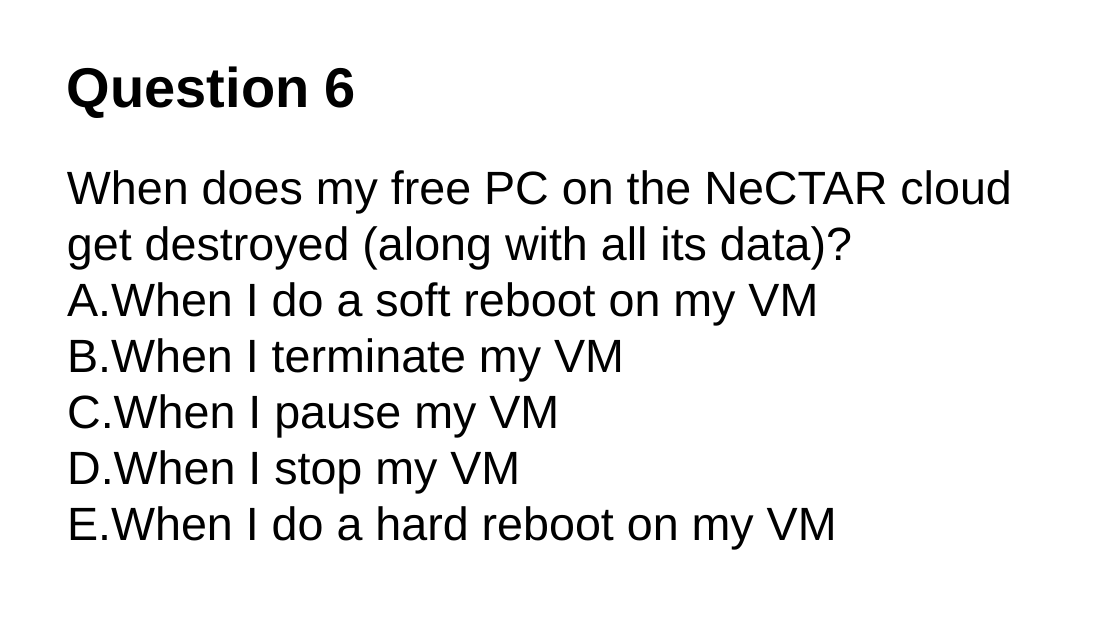
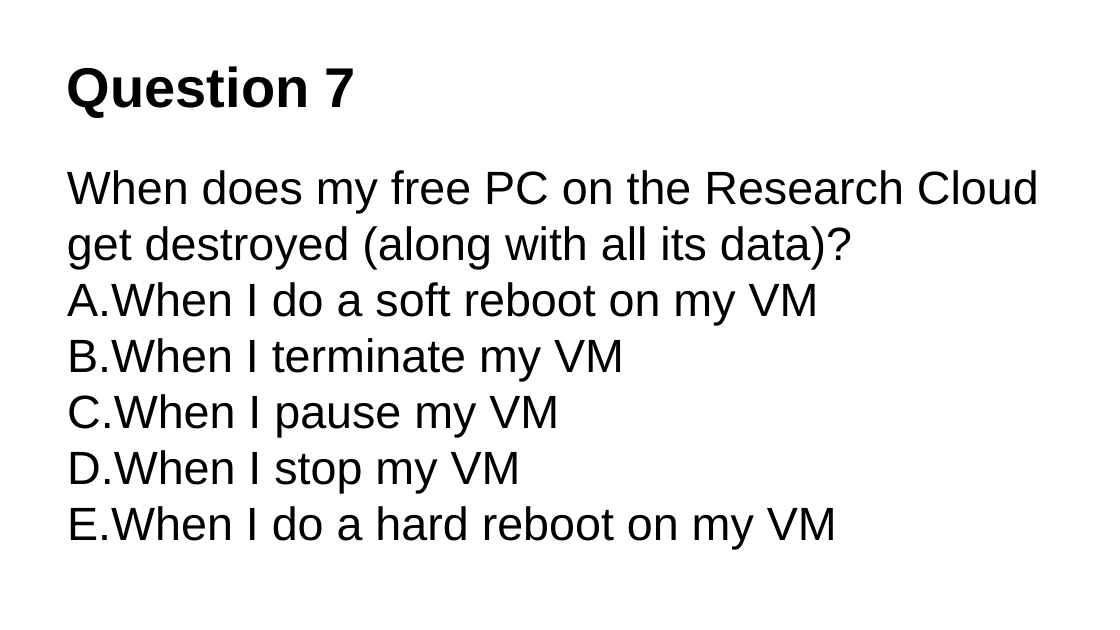
Before and after one commit to resbaz/nectar-cloud-lessons, a slide deck: slide 8 of Lessons/Lesson_I/Lesson_I_Questions.pptx (slide 7 before the commit). Drawn at 1120x630 pixels with LibreOffice and Linux fonts; fonts in the diff are those of the drawing. Boxes give left, top, right and bottom in pixels: in the first picture for what was removed or moved away, otherwise in the second. Text is boxed around its words. In the diff, an @@ line names an element or a change of style, - is before the commit and + after.

Commit message:
Updated with new questions

```diff
--- a/Lessons/Lesson_I/Lesson_I_Questions.pptx
+++ b/Lessons/Lesson_I/Lesson_I_Questions.pptx
@@ text at [67,66,356,117]: text changed @@
-Question 6
+Question 7
@@ text at [67,170,1039,270]: text changed @@
-When does my free PC on the NeCTAR cloud get destroyed (along with all its data)?
+When does my free PC on the Research Cloud get destroyed (along with all its data)?
```
Also in this commit, not shown: 6 other slides changed, 1 slide added, 1 other file.
